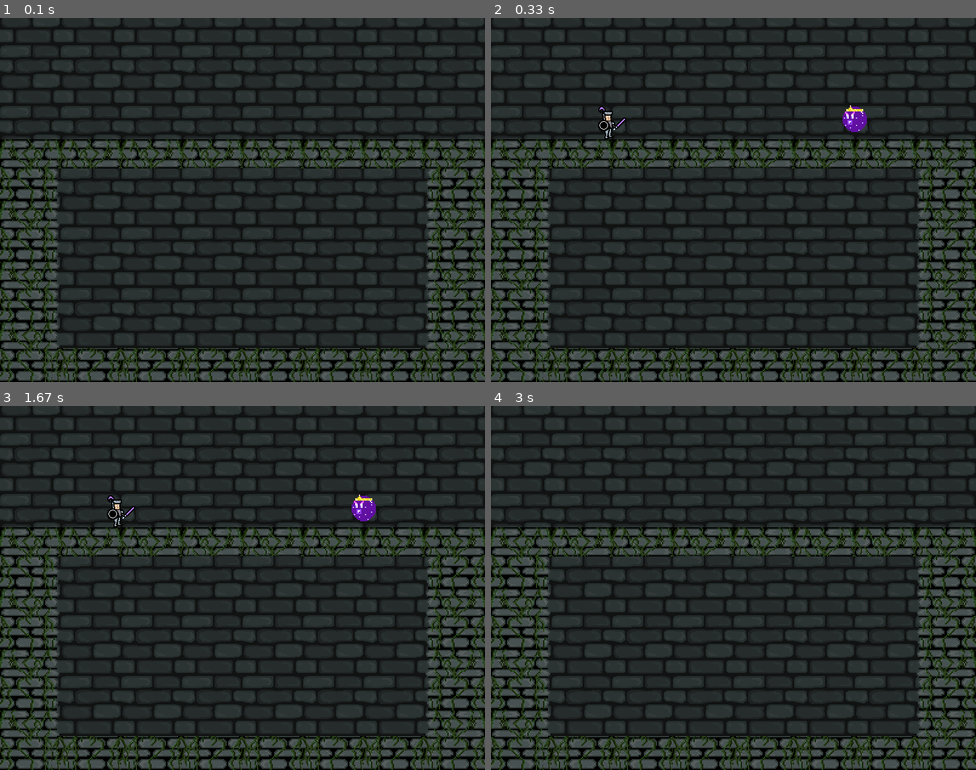
Above: before the commit, frames 1-4 (two rows, left to right).
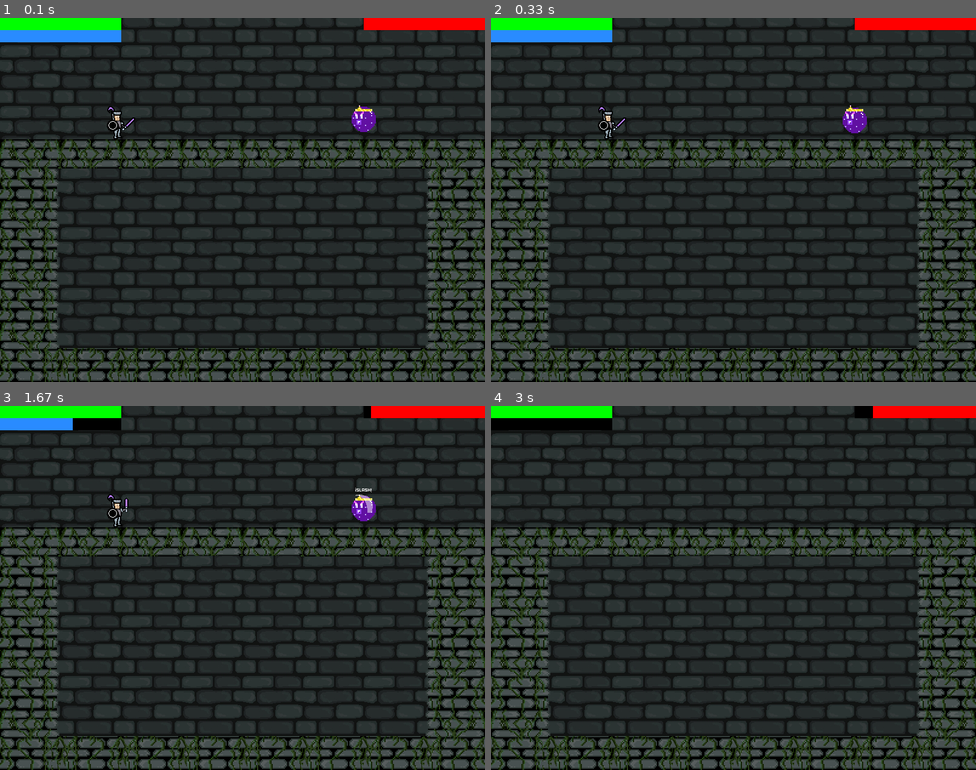
Above: after the commit, the same moments.

Repository: Gabo-TheCreator/MACC_ProyectoProgramacion2020-1
Game: pygame game, started from REQUIEM OF THE FALLEN/main.py
The game is run twice, just before and just after one commit, with the same random seed, the same clock (stepped at 60 frames per second) and the same inputs.
Inputs:
- Up to frame 1 (0.1 s): no input
- Up to frame 2 (0.33 s): no input
- Up to frame 3 (1.67 s): type "ann" at 0.33 s; tap Enter at 0.67, 1.02 s; type "a" at 0.88 s; hold A from 1.43 s (still down)
- Up to frame 4 (3 s): release A at 1.97 s; hold S 2-2.3 s

The runs differ from the first frame. In frame 1, 3.0% of the frame differs, in the area x 0-100%, y 0-34%; in frame 2, 2.6%; in frame 3, 2.6%; in frame 4, 2.4%.

Commit message:
Adding life/mana bars
>Life and mana
>They're cute :)

Diff:
--- a/REQUIEM OF THE FALLEN/IngameConstantes.py
+++ b/REQUIEM OF THE FALLEN/IngameConstantes.py
@@ -110,7 +110,7 @@
     nextFrame += 0
     changeSpriteImage(caballero, 0 * 5 + frame)
     changeSpriteImage(virus, 0 * 5 + frame)
-    pygame.time.wait(100)
+    #pygame.time.wait(100)
 
 
 def attackAnimations(SpriteName, xcor, ycor, pngnum, frameaddition, waitTime):
--- a/REQUIEM OF THE FALLEN/inGame.py
+++ b/REQUIEM OF THE FALLEN/inGame.py
@@ -44,7 +44,12 @@
 
         while True:
             if clock() > nextFrame:
-
+                pygame.draw.rect(self.screen, Constants.colors.black, (0, 0, 200, 20))
+                pygame.draw.rect(self.screen, Constants.colors.black, (0, 20, 200, 20))
+                pygame.draw.rect(self.screen, Constants.colors.green, (0,0, 2*(self.player.vida),20))
+                pygame.draw.rect(self.screen, Constants.colors.cyan, (0,20, 2*(self.player.mana),20))
+                pygame.draw.rect(self.screen, Constants.colors.black, (600, 0, 100, 20))
+                pygame.draw.rect(self.screen, Constants.colors.red, (600+(200-self.enemy.vida/2.5),0, self.enemy.vida/2.5, 20))
                 if index == 0:
                     idleAnimations()
 
@@ -61,6 +66,8 @@
                     if index_a == 1:
                         effectAnimations(Slash, 600, 158, 8, 100, 100)
                         index = 0
+                        self.player.mana -=20
+                        self.enemy.vida -=15
             #AQUÍ HERMOSURAS, AQUÍ!!!
             self.loadData()
 
